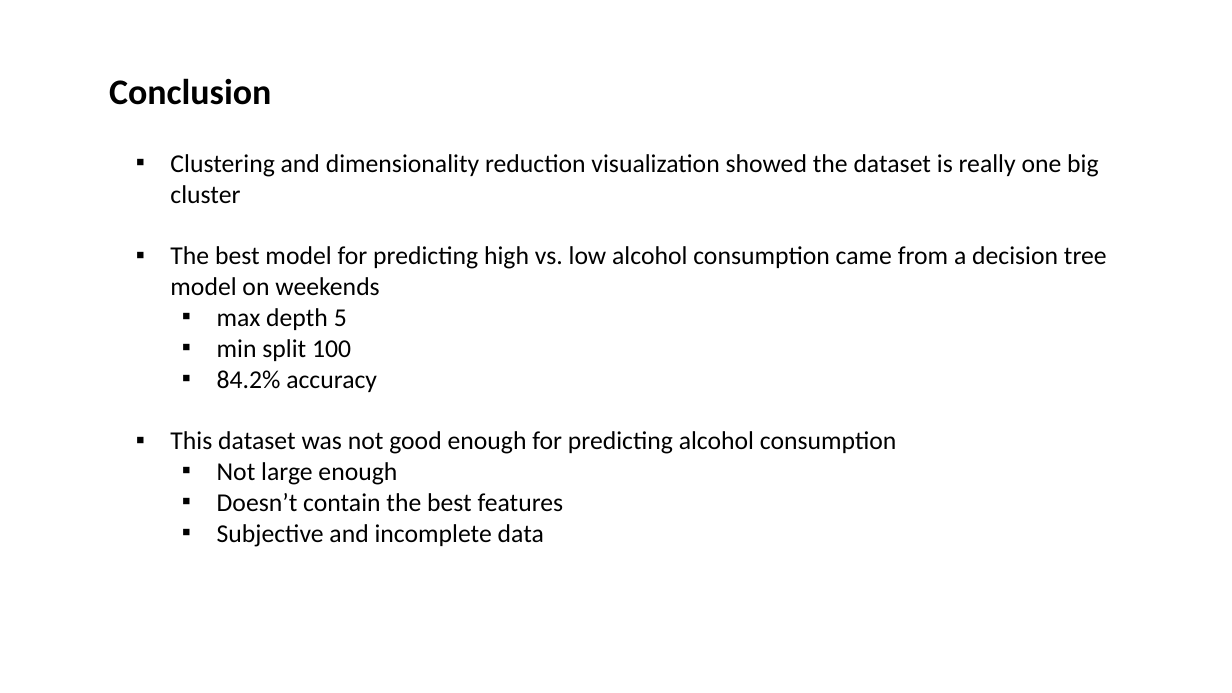
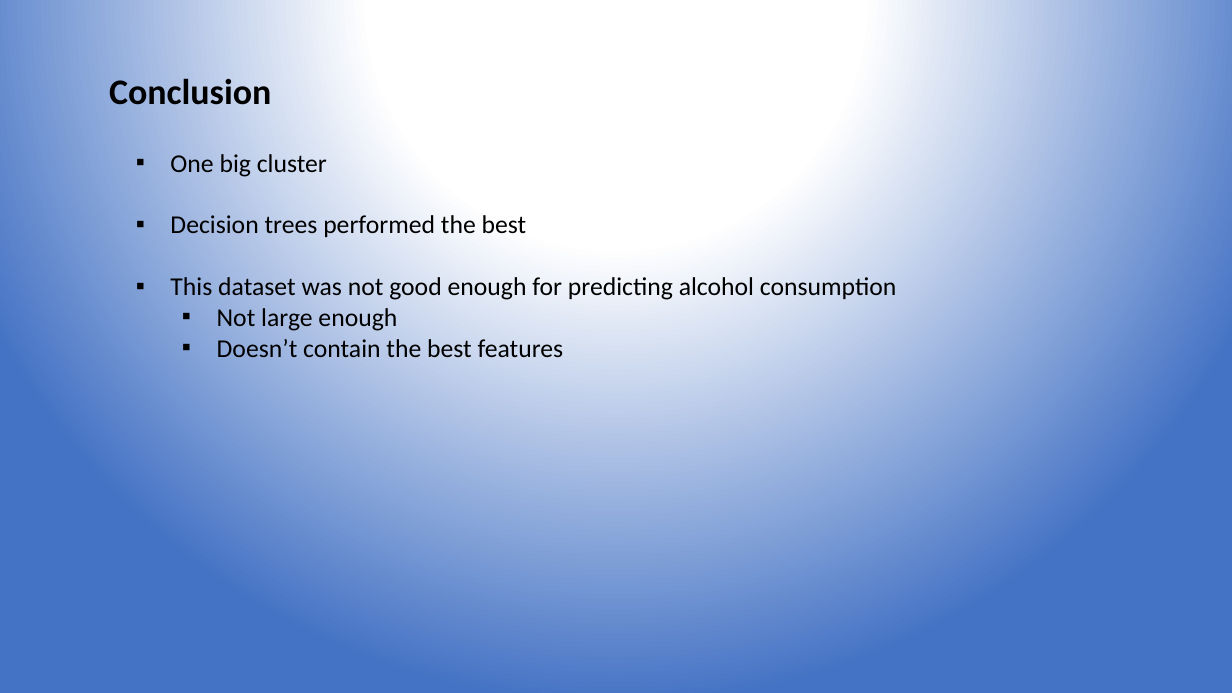
Before and after one commit to fagan2888/DataSci_Final_Project, a slide deck: slide 12 of Slides/Nipun Slides.pptx (slide 14 before the commit). Drawn at 1232x693 pixels with LibreOffice and Linux fonts; fonts in the diff are those of the drawing. Boxes give left, top, right and bottom in pixels: in the first picture for what was removed or moved away, otherwise in the second. Text is boxed around its words. In the diff, an @@ line names an element or a change of style, - is before the commit and + after.

```diff
--- a/Slides/Nipun Slides.pptx
+++ b/Slides/Nipun Slides.pptx
@@ background #FFFFFF to gradient #FFFFFF to #4472C4 @@
@@ text at bbox=[170, 154, 527, 238]: text changed @@
-▪ Clustering and dimensionality reduction visualization showed the dataset is really one big cluster
-  ▪ The best model for predicting high vs. low alcohol consumption came from a decision tree model on weekends
-    ▪ max depth 5
-    ▪ min split 100
-    ▪ 84.2% accuracy
+▪ One big cluster
+  ▪ Decision trees performed the best
@@ text at bbox=[217, 524, 544, 547]: paragraph removed @@
-  ▪ Subjective and incomplete data
```
Also in this commit, not shown: 10 other slides changed, 1 slide added, 3 slides removed.
